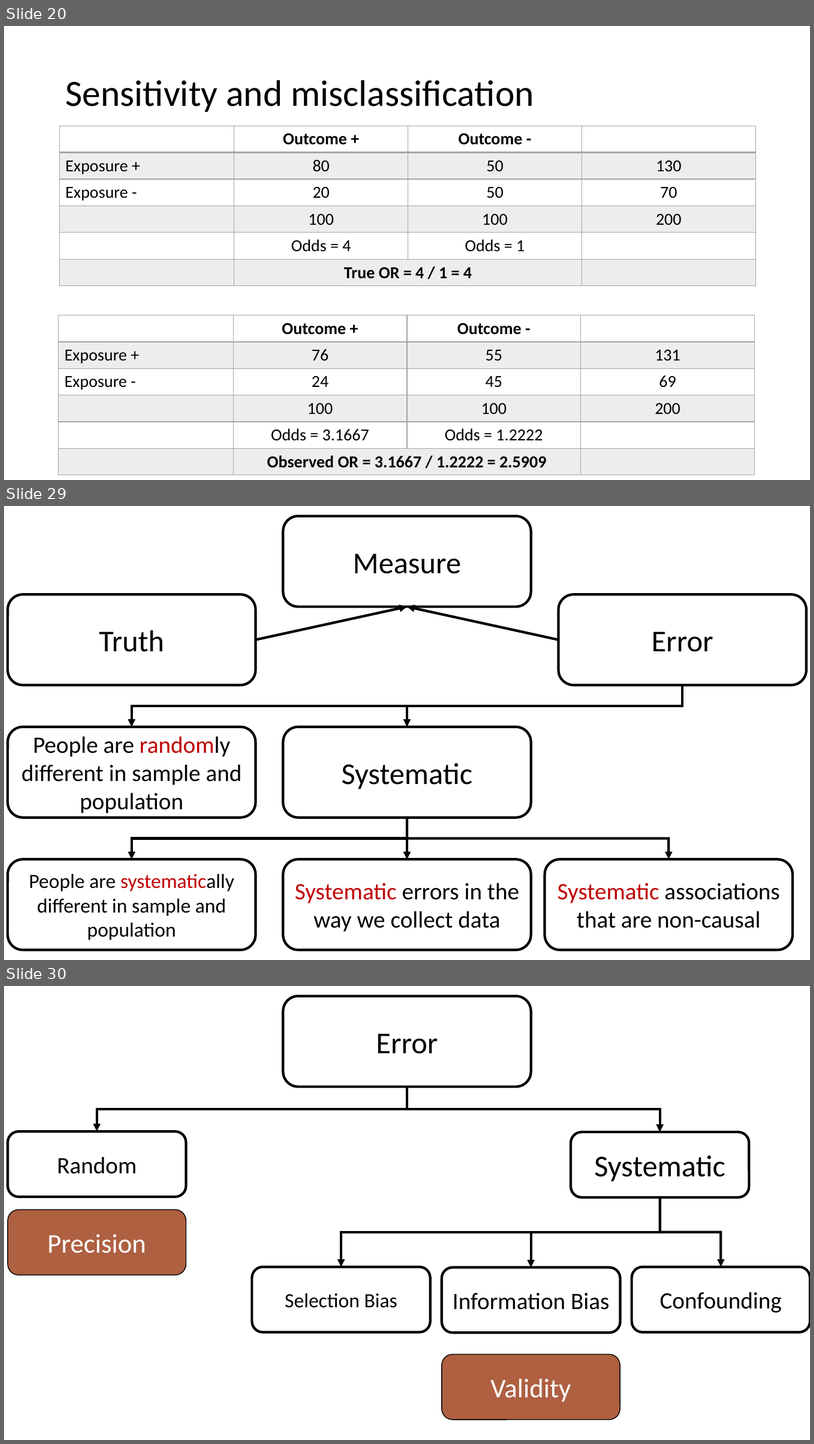
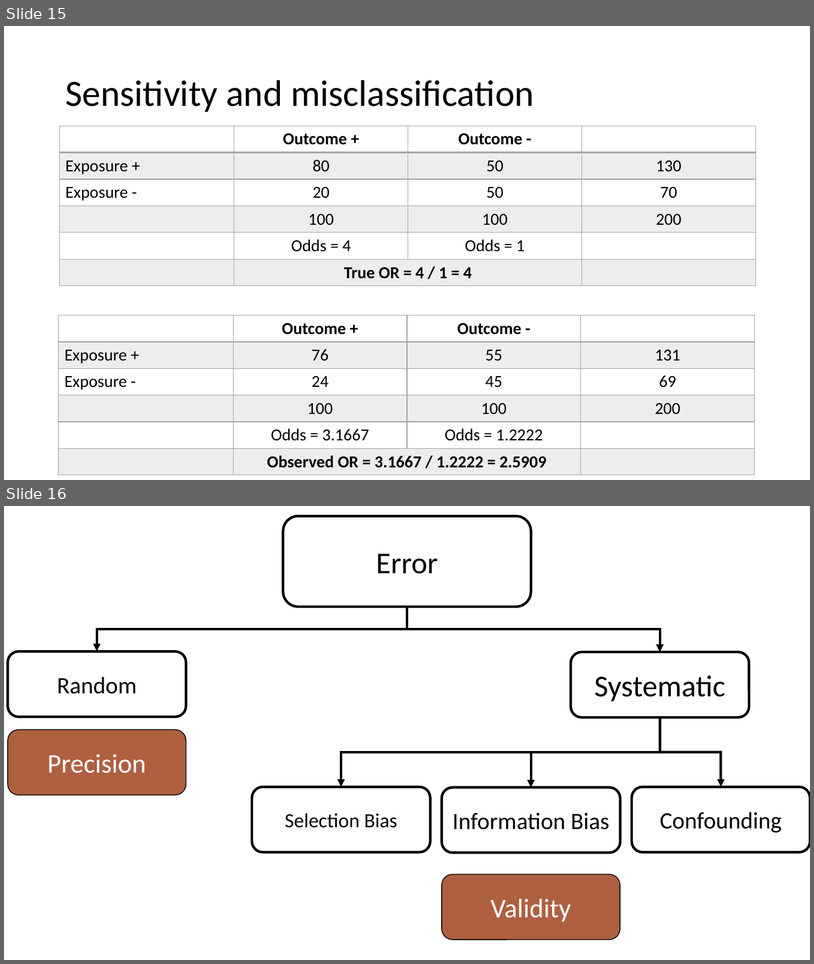
Before and after one commit to brad-cannell/r4epi, a slide deck: img/10_part_epi_foundations/11_systematic_error/Systematic Error.pptx. Shown one above the other, each under a label of ours: slides 20, 29 and 30 before the commit, slides 15 and 16 after it; the slides between them are not shown. The pictures are 814x1444 and 814x964 pixels, drawn with LibreOffice and Linux fonts; fonts in the diff are those of the drawing. Boxes give left, top, right and bottom in pixels: in the first picture for what was removed or moved away, otherwise in the second. Text is boxed around its words. In the diff, an @@ line names an element or a change of style, - is before the commit and + after.

Commit message:
Move systematic error PP slides to R4Epi

```diff
--- a/img/10_part_epi_foundations/11_systematic_error/Systematic Error.pptx
+++ b/img/10_part_epi_foundations/11_systematic_error/Systematic Error.pptx
@@ slide 29 removed at [4, 506, 810, 960], background #FFFFFF @@
@@ rounded rectangle removed at [284, 516, 531, 607] @@
-Measure
@@ rounded rectangle removed at [8, 594, 255, 685] @@
-Truth
@@ rounded rectangle removed at [559, 594, 807, 685] @@
-Error
@@ arrow removed from (255, 640) to (408, 606) @@
@@ arrow removed from (559, 640) to (408, 606) @@
@@ elbow arrow removed from (683, 685) to (132, 727) @@
@@ elbow arrow removed from (683, 685) to (408, 727) @@
@@ rounded rectangle removed at [8, 727, 255, 817] @@
-People are randomly different in sample and population
@@ rounded rectangle removed at [284, 727, 531, 817] @@
-Systematic
@@ elbow arrow removed from (408, 817) to (132, 859) @@
@@ arrow removed from (408, 817) to (408, 859) @@
@@ elbow arrow removed from (408, 817) to (669, 859) @@
@@ rounded rectangle removed at [8, 859, 255, 950] @@
-People are systematically different in sample and population
@@ rounded rectangle removed at [284, 859, 531, 950] @@
-Systematic errors in the way we collect data
@@ rounded rectangle removed at [545, 859, 793, 950] @@
-Systematic associations that are non-causal
@@ what was slide 20 is now slide 15 @@
@@ what was slide 30 is now slide 16 @@
```
Also in this commit, not shown: 2 slides changed, 13 other slides removed, 39 other files.
